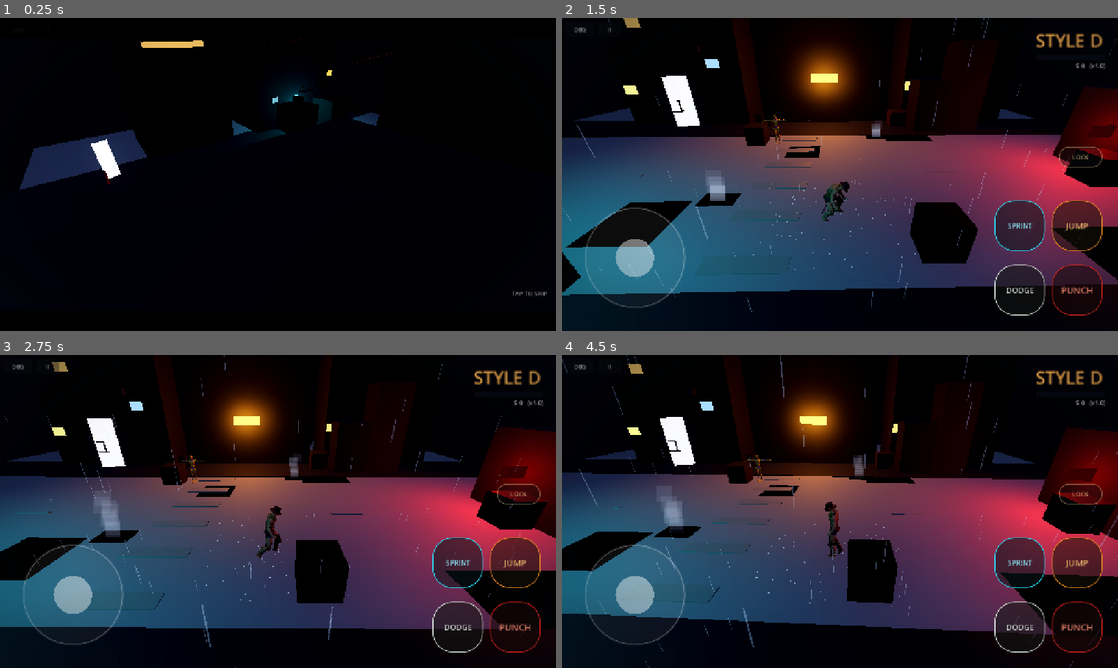
Above: before the commit, frames 1-4 (two rows, left to right).
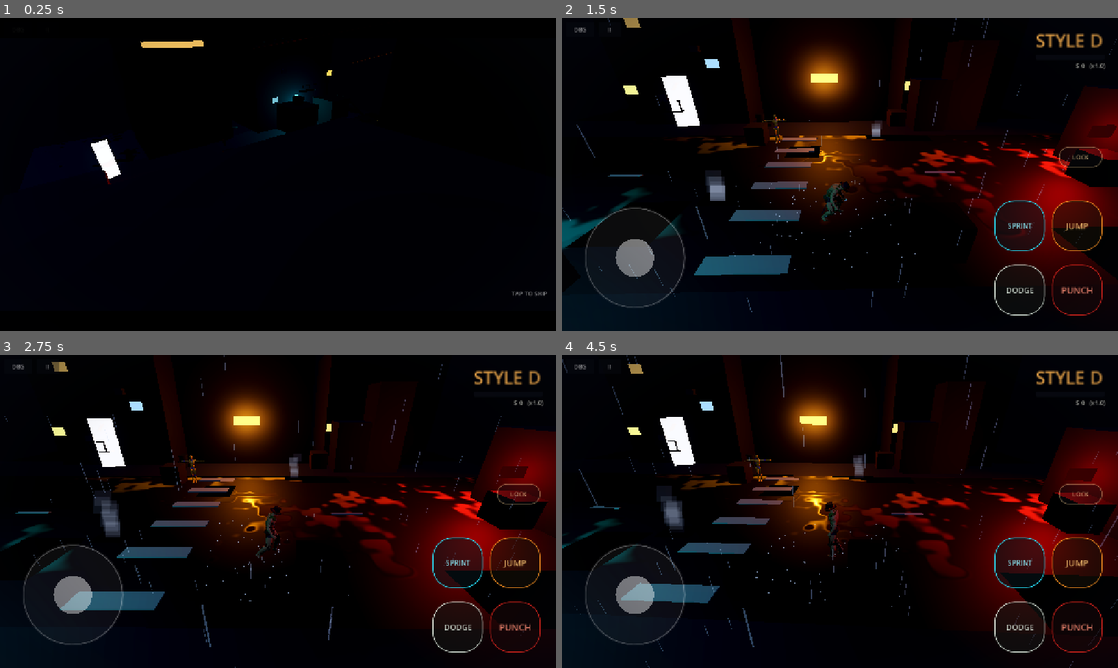
Above: after the commit, the same moments.

Repository: jamesrudh-arch/Barehands
Game: Godot game, scene res://scenes/main.tscn
The game is run twice, just before and just after one commit, with the same random seed, the same clock (stepped at 60 frames per second) and the same inputs.
Inputs (mouse positions are in pixels of both pictures, inside the frame that each line leads up to):
- Up to frame 1 (0.25 s): no input
- Up to frame 2 (1.5 s): tap Enter (ui_accept) at 0.5, 0.77 s; move the mouse to (962, 158) at 0.52 s; hold Right (ui_right) 0.53-1.25 s; tap C (dodge) at 0.6 s; click (962, 158) at 0.67 s; tap X (punch) at 0.8 s; drag from (728, 190) to (812, 237) at 1.27 s
- Up to frame 3 (2.75 s): move the mouse to (333, 442) at 2.02 s; hold Right (ui_right) from 2.03 s (still down); tap C (dodge) at 2.1 s; tap X (punch) at 2.3 s
- Up to frame 4 (4.5 s): release Right (ui_right) at 2.75 s; drag from (812, 574) to (673, 464) at 2.77 s; move the mouse to (1006, 558) at 3.52 s; hold Left (ui_left) 3.53-4.25 s; tap X (punch) at 3.6 s; tap Enter (ui_accept) at 3.77 s; drag from (673, 464) to (756, 433) at 4.27 s

The runs differ from the first frame. In frame 1, 2.2% of the frame differs, in the area x 3-69%, y 30-55%; in frame 2, 39%, in the area x 0-100%, y 28-89%; in frame 3, 37%; in frame 4, 36%.

Commit message:
Series 2 / Phase 1: audio foundation - buses, CC0 SFX, layered impacts, surface footsteps, spatial hum
- Five buses (Master/Music/SFX/Ambience/Voice, limiter on Master) with
  pause-menu sliders persisted to user://settings.cfg
- 63 clips: Kenney CC0 (impact/rpg/sci-fi/interface packs, via the
  series-ai/jam-ready-assets mirror) + code-synthesized rain, traffic,
  hum, siren, splashes; ~3.4 MB total, licenses in CREDITS.md
- Every hit_landed kind maps to a layered stack with pitch jitter;
  footsteps are distance-driven and surface-aware (ray + metadata +
  puddle proximity; metal = pitched wood + click)
- Spatial neon hum at each sign (AudioStreamPlayer3D), rain/traffic/siren
  ambience bed
- Fix: Series-1 road shader never compiled on device (invalid
  WORLD_VERTEX_COORDS) - now uses a world-position varying; 0 shader errors
- tests/smoke_audio.tscn: buses, bank, layers, 5 surfaces, puddle/wood/
  asphalt detection, 3 hums, sliders, mute, persistence - all green;
  movement/combat smokes still pass; stress re-run in background

Diff:
--- /dev/null
+++ b/bare-hands/default_bus_layout.tres
@@ -0,0 +1,19 @@
+[gd_resource type="AudioBusLayout" load_steps=2 format=3]
+
+[sub_resource type="AudioEffectLimiter" id="limiter_master"]
+ceiling_db = -0.5
+
+[resource]
+bus/0/volume_db = 0.0
+bus/0/effect/0/effect = SubResource("limiter_master")
+bus/0/effect/0/enabled = true
+bus/1/name = &"Music"
+bus/1/send = &"Master"
+bus/1/volume_db = -4.0
+bus/2/name = &"SFX"
+bus/2/send = &"Master"
+bus/3/name = &"Ambience"
+bus/3/send = &"Master"
+bus/3/volume_db = -6.0
+bus/4/name = &"Voice"
+bus/4/send = &"Master"
--- a/bare-hands/project.godot
+++ b/bare-hands/project.godot
@@ -16,6 +16,7 @@
 Log="*res://scripts/log.gd"
 Quality="*res://scripts/quality.gd"
 Fx="*res://scripts/fx.gd"
+Sound="*res://scripts/sound.gd"
 
 [display]
 
--- a/bare-hands/scenes/main.tscn
+++ b/bare-hands/scenes/main.tscn
@@ -383,6 +383,7 @@
 light_energy = 0.25
 
 [node name="Street" type="StaticBody3D" parent="."]
+metadata/surface = "asphalt"
 
 [node name="GroundShape" type="CollisionShape3D" parent="Street"]
 transform = Transform3D(1, 0, 0, 0, 1, 0, 0, 0, 1, 0, -0.5, 0)
@@ -496,7 +497,7 @@
 [node name="Mesh" type="MeshInstance3D" parent="Buildings/BuildingF"]
 mesh = SubResource("mesh_bldg_f")
 
-[node name="Neon" type="Node3D" parent="."]
+[node name="Neon" type="Node3D" parent="." groups=["neon"]]
 
 [node name="SignAmber" type="MeshInstance3D" parent="Neon"]
 transform = Transform3D(1, 0, 0, 0, 1, 0, 0, 0, 1, 1.5, 3.4, -9.45)
@@ -545,6 +546,7 @@
 [node name="Parkour" type="Node3D" parent="."]
 
 [node name="CrateA" type="StaticBody3D" parent="Parkour"]
+metadata/surface = "wood"
 transform = Transform3D(1, 0, 0, 0, 1, 0, 0, 0, 1, 7, 0.6, -8.3)
 
 [node name="Shape" type="CollisionShape3D" parent="Parkour/CrateA"]
@@ -554,6 +556,7 @@
 mesh = SubResource("mesh_crate120")
 
 [node name="CrateKiosk" type="StaticBody3D" parent="Parkour"]
+metadata/surface = "wood"
 transform = Transform3D(1, 0, 0, 0, 1, 0, 0, 0, 1, 13.2, 0.6, 0.8)
 
 [node name="Shape" type="CollisionShape3D" parent="Parkour/CrateKiosk"]
@@ -563,6 +566,7 @@
 mesh = SubResource("mesh_crate120")
 
 [node name="CrateStreet1" type="StaticBody3D" parent="Parkour"]
+metadata/surface = "wood"
 transform = Transform3D(1, 0, 0, 0, 1, 0, 0, 0, 1, -2.5, 0.55, -4.5)
 
 [node name="Shape" type="CollisionShape3D" parent="Parkour/CrateStreet1"]
@@ -572,6 +576,7 @@
 mesh = SubResource("mesh_crate110")
 
 [node name="CrateStreet2" type="StaticBody3D" parent="Parkour"]
+metadata/surface = "wood"
 transform = Transform3D(1, 0, 0, 0, 1, 0, 0, 0, 1, 5, 0.55, 4.5)
 
 [node name="Shape" type="CollisionShape3D" parent="Parkour/CrateStreet2"]
@@ -581,6 +586,7 @@
 mesh = SubResource("mesh_crate110")
 
 [node name="Annex1" type="StaticBody3D" parent="Parkour"]
+metadata/surface = "metal"
 transform = Transform3D(1, 0, 0, 0, 1, 0, 0, 0, 1, 9, 1.7, -7.8)
 
 [node name="Shape" type="CollisionShape3D" parent="Parkour/Annex1"]
@@ -590,6 +596,7 @@
 mesh = SubResource("mesh_annex1")
 
 [node name="Annex2" type="StaticBody3D" parent="Parkour"]
+metadata/surface = "metal"
 transform = Transform3D(1, 0, 0, 0, 1, 0, 0, 0, 1, 11.3, 2.85, -7.8)
 
 [node name="Shape" type="CollisionShape3D" parent="Parkour/Annex2"]
@@ -599,6 +606,7 @@
 mesh = SubResource("mesh_annex2")
 
 [node name="Garage1" type="StaticBody3D" parent="Parkour"]
+metadata/surface = "metal"
 transform = Transform3D(1, 0, 0, 0, 1, 0, 0, 0, 1, -11.5, 1.6, 7)
 
 [node name="Shape" type="CollisionShape3D" parent="Parkour/Garage1"]
@@ -608,6 +616,7 @@
 mesh = SubResource("mesh_garage")
 
 [node name="Garage2" type="StaticBody3D" parent="Parkour"]
+metadata/surface = "metal"
 transform = Transform3D(1, 0, 0, 0, 1, 0, 0, 0, 1, -5.5, 1.6, 7)
 
 [node name="Shape" type="CollisionShape3D" parent="Parkour/Garage2"]
--- a/bare-hands/scripts/pause_menu.gd
+++ b/bare-hands/scripts/pause_menu.gd
@@ -44,7 +44,7 @@
 	_panel.offset_left = -150.0
 	_panel.offset_right = 150.0
 	_panel.offset_top = -170.0
-	_panel.offset_bottom = 130.0
+	_panel.offset_bottom = 330.0
 	var sb := StyleBoxFlat.new()
 	sb.bg_color = Color(0.02, 0.03, 0.05, 0.92)
 	sb.border_color = Color(1, 0.58, 0.13, 0.6)
@@ -95,6 +95,25 @@
 			_refresh_quality())
 		col.add_child(b)
 
+	for bus_name in ["Master", "Music", "SFX", "Ambience", "Voice"]:
+		var row := HBoxContainer.new()
+		var lbl := Label.new()
+		lbl.text = bus_name
+		lbl.custom_minimum_size = Vector2(92, 0)
+		lbl.add_theme_font_size_override("font_size", 13)
+		var sl := HSlider.new()
+		sl.min_value = 0.0
+		sl.max_value = 1.0
+		sl.step = 0.01
+		sl.value = Sound.get_bus_vol(bus_name)
+		sl.custom_minimum_size = Vector2(140, 32)
+		sl.focus_mode = Control.FOCUS_NONE
+		var bn: String = bus_name
+		sl.value_changed.connect(func(v: float) -> void: Sound.set_bus_vol(bn, v))
+		row.add_child(lbl)
+		row.add_child(sl)
+		col.add_child(row)
+
 	var resume := Button.new()
 	resume.text = "RESUME"
 	resume.focus_mode = Control.FOCUS_NONE
--- a/bare-hands/scripts/player.gd
+++ b/bare-hands/scripts/player.gd
@@ -53,6 +53,7 @@
 var _dodge_t := 0.0
 var _hitstun_until := 0.0
 var _counter_until := 0.0
+var _step_acc := 0.0  # distance walked since the last footstep
 
 @onready var _body: Node3D = $Body
 @onready var _rig: HeroRig = $Body/Hero
@@ -104,6 +105,13 @@
 		rate = AIR_ACCEL
 	velocity.x = move_toward(velocity.x, goal.x, rate * delta)
 	velocity.z = move_toward(velocity.z, goal.z, rate * delta)
+
+	# footsteps: distance-driven, surface-aware (Sound picks the clip)
+	if is_on_floor() and Vector2(velocity.x, velocity.z).length() > 0.6:
+		_step_acc += Vector2(velocity.x, velocity.z).length() * delta
+		if _step_acc > 0.58:
+			_step_acc = 0.0
+			Sound.step(Sound.surface_at(global_position))
 
 	if is_on_floor():
 		_since_floor = 0.0
--- /dev/null
+++ b/bare-hands/scripts/sound.gd
@@ -0,0 +1,250 @@
+extends Node
+## The whole sound layer. Autoloaded as "Sound" (see project.godot).
+## Banks every clip under bare-hands/assets/audio, runs a small player pool
+## for one-shots, layers impacts by kind, picks footsteps by surface with a
+## raycast plus puddle proximity, and keeps the city bed (rain, traffic,
+## neon hum, distant sirens) alive on the Ambience bus. Volume sliders and
+## their persistence live here too.
+
+const BUSES := ["Master", "Music", "SFX", "Ambience", "Voice"]
+const SETTINGS := "user://settings.cfg"
+
+var _bank: Dictionary = {}  # clip name -> AudioStream
+var _pool: Array[AudioStreamPlayer] = []
+var _voice_pool: Array[AudioStreamPlayer] = []
+var _amb: Dictionary = {}  # loop name -> AudioStreamPlayer
+var _hum_at: Array[Vector3] = []
+var _puddles: Array = []  # [{pos: Vector3, r: float}]
+var _puddles_scanned := false
+var _siren_at := 40.0
+var last_played := ""  # test hook: most recent one-shot name
+var layers_played: Array[String] = []  # test hook: names from the last layered hit
+
+
+func _ready() -> void:
+	process_mode = Node.PROCESS_MODE_ALWAYS
+	_load_bank()
+	_make_pool(_pool, 10, "SFX")
+	_make_pool(_voice_pool, 2, "Voice")
+	_load_volumes()
+	Fx.hit_landed.connect(_on_hit)
+	call_deferred("_start_city")
+
+
+func _process(delta: float) -> void:
+	_siren_at -= delta
+	if _siren_at <= 0.0:
+		_siren_at = randf_range(45.0, 110.0)
+		play("siren", -20.0, 1.0, 0.02, "Ambience")
+
+
+# --- bank ----------------------------------------------------------------------
+
+
+func _load_bank() -> void:
+	var dir := DirAccess.open("res://assets/audio")
+	if dir == null:
+		Log.warn("Sound: no assets/audio folder")
+		return
+	dir.list_dir_begin()
+	var name := dir.get_next()
+	while name != "":
+		if name.ends_with(".ogg") or name.ends_with(".wav"):
+			var key := name.get_basename()
+			_bank[key] = load("res://assets/audio/" + name)
+		name = dir.get_next()
+	dir.list_dir_end()
+	Log.info("Sound: bank has %d clips" % _bank.size())
+
+
+func _make_pool(into: Array[AudioStreamPlayer], count: int, bus: String) -> void:
+	for i in count:
+		var p := AudioStreamPlayer.new()
+		p.bus = bus
+		add_child(p)
+		into.append(p)
+
+
+# --- one-shots -----------------------------------------------------------------
+
+
+## One-shot with random pitch jitter so repeats never sound mechanical.
+func play(clip: String, vol_db := 0.0, pitch := 1.0, jitter := 0.05, bus := "SFX") -> void:
+	var stream: AudioStream = _bank.get(clip)
+	if stream == null:
+		Log.warn("Sound: missing clip %s" % clip)
+		return
+	last_played = clip
+	for p in _pool if bus == "SFX" else _voice_pool:
+		if not p.playing:
+			p.stream = stream
+			p.volume_db = vol_db
+			p.pitch_scale = maxf(0.05, pitch + randf_range(-jitter, jitter))
+			p.bus = bus
+			p.play()
+			return
+	# pool busy: steal the first slot rather than drop the sound
+	var steal: AudioStreamPlayer = (_pool[0] if bus == "SFX" else _voice_pool[0])
+	steal.stream = stream
+	steal.volume_db = vol_db
+	steal.pitch_scale = pitch
+	steal.play()
+
+
+## A variant pick: base_0..base_(n-1) chosen at random.
+func play_v(base: String, n: int, vol_db := 0.0, pitch := 1.0, jitter := 0.05) -> void:
+	play("%s_%d" % [base, randi() % n], vol_db, pitch, jitter)
+
+
+## Layered hit: names + per-layer volume db.
+func play_layers(names: Array, vols: Array) -> void:
+	layers_played.clear()
+	for i in names.size():
+		play(names[i], vols[i] if i < vols.size() else 0.0)
+		layers_played.append(names[i])
+
+
+# --- impacts -------------------------------------------------------------------
+
+
+func _on_hit(kind: String, _pos: Vector3) -> void:
+	match kind:
+		"jab":
+			play_layers(["punch_med_%d" % (randi() % 3), "body_med_0"], [0.0, -6.0])
+		"cross":
+			play_layers(["punch_heavy_%d" % (randi() % 3), "body_heavy_%d" % (randi() % 2),
+					"sub_hit_0"], [0.0, -5.0, -9.0])
+		"counter":
+			play_layers(["punch_heavy_%d" % (randi() % 3), "body_heavy_0",
+					"sub_hit_1", "metal_ring_1"], [0.0, -4.0, -7.0, -12.0])
+		"slam":
+			play_layers(["wood_heavy_0", "sub_hit_0", "glass_med_0"], [0.0, -7.0, -14.0])
+		"parry":
+			play_layers(["metal_ring_0", "latch_0"], [0.0, -8.0])
+		"player_hit":
+			play_layers(["body_heavy_1", "cloth_%d" % (randi() % 3)], [0.0, -7.0])
+		"gun_test":
+			play_v("gun_test", 2, -4.0, 1.0, 0.03)
+		"finisher":
+			play_layers(["punch_heavy_2", "sub_hit_1", "bell_heavy_0"], [0.0, -5.0, -10.0])
+		_:
+			play_v("punch_med", 3, -2.0)
+
+
+# --- footsteps -----------------------------------------------------------------
+
+
+## Surface under a position: raycast metadata first, puddle proximity second.
+func surface_at(pos: Vector3) -> String:
+	if not _puddles_scanned:
+		_scan_puddles()
+	var space := get_tree().root.get_world_3d().direct_space_state
+	var hit := space.intersect_ray(PhysicsRayQueryParameters3D.create(
+			pos + Vector3.UP * 0.9, pos + Vector3.DOWN * 0.6, 1))
+	var surf := "asphalt"
+	if not hit.is_empty() and hit.collider.has_meta("surface"):
+		surf = hit.collider.get_meta("surface")
+	for p in _puddles:
+		var flat := Vector2(pos.x - p.pos.x, pos.z - p.pos.z)
+		if flat.length() < p.r:
+			return "puddle"
+	return surf
+
+
+## One footstep on a surface. Metal is wood pitched down plus a click layer.
+func step(surface: String) -> void:
+	match surface:
+		"asphalt":
+			play_v("step_asphalt", 4, -8.0, 1.0, 0.06)
+		"wood":
+			play_v("step_wood", 4, -8.0, 1.0, 0.06)
+		"carpet":
+			play_v("step_carpet", 3, -12.0, 1.0, 0.06)
+		"metal":
+			play_v("step_wood", 4, -12.0, 0.82, 0.05)
+			play("metal_click_0", -14.0, 1.1, 0.08)
+		"puddle":
+			play_v("splash", 3, -6.0, 1.0, 0.08)
+
+
+func _scan_puddles() -> void:
+	_puddles_scanned = true
+	_puddles.clear()
+	for n in get_tree().get_nodes_in_group("puddle"):
+		var qm: QuadMesh = (n as MeshInstance3D).mesh
+		if qm:
+			_puddles.append({"pos": (n as Node3D).global_position, "r": qm.size.x * 0.5})
+
+
+# --- ambience ------------------------------------------------------------------
+
+
+func _start_city() -> void:
+	_amb_loop("rain_asphalt", -8.0)
+	_amb_loop("traffic", -16.0)
+	_amb_loop("rain_metal", -22.0)
+	# spatial hum at every neon light
+	var neon := get_tree().get_first_node_in_group("neon") as Node3D
+	if neon:
+		for c in neon.get_children():
+			if c is OmniLight3D:
+				var p := AudioStreamPlayer3D.new()
+				p.stream = _bank.get("hum")
+				p.bus = "Ambience"
+				p.unit_size = 1.2
+				p.max_db = -8.0
+				p.volume_db = 0.0
+				neon.add_child(p)
+				p.global_position = (c as Node3D).global_position
+				p.play()
+
+
+func _amb_loop(clip: String, vol_db: float) -> void:
+	var stream: AudioStream = _bank.get(clip)
+	if stream is AudioStreamWAV:
+		(stream as AudioStreamWAV).loop_mode = AudioStreamWAV.LOOP_FORWARD
+		(stream as AudioStreamWAV).loop_begin = 0
+		(stream as AudioStreamWAV).loop_end = (stream as AudioStreamWAV).data.size() / 2  # 16-bit mono
+	var p := AudioStreamPlayer.new()
+	p.bus = "Ambience"
+	p.stream = stream
+	p.volume_db = vol_db
+	add_child(p)
+	p.play()
+	_amb[clip] = p
+
+
+# --- volumes -------------------------------------------------------------------
+
+
+func set_bus_vol(bus: String, linear: float) -> void:
+	var idx := AudioServer.get_bus_index(bus)
+	if idx < 0:
+		return
+	linear = clampf(linear, 0.0, 1.0)
+	AudioServer.set_bus_mute(idx, linear < 0.01)
+	AudioServer.set_bus_volume_db(idx, linear_to_db(maxf(linear, 0.01)))
+	_save_volumes()
+
+
+func get_bus_vol(bus: String) -> float:
+	var idx := AudioServer.get_bus_index(bus)
+	if idx < 0:
+		return 1.0
+	return db_to_linear(AudioServer.get_bus_volume_db(idx))
+
+
+func _save_volumes() -> void:
+	var cfg := ConfigFile.new()
+	for b in BUSES:
+		cfg.set_value("audio", b, get_bus_vol(b))
+	cfg.save(SETTINGS)
+
+
+func _load_volumes() -> void:
+	var cfg := ConfigFile.new()
+	if cfg.load(SETTINGS) != OK:
+		return
+	for b in BUSES:
+		if cfg.has_section_key("audio", b):
+			set_bus_vol(b, cfg.get_value("audio", b))
--- a/bare-hands/scripts/street_dress.gd
+++ b/bare-hands/scripts/street_dress.gd
@@ -158,6 +158,7 @@
 		mi.position = p
 		mi.rotation.x = -PI / 2.0
 		add_child(mi)
+		mi.add_to_group("puddle")
 
 
 # --- additive light shafts (Quality tier toggles these) ---------------------------
--- a/bare-hands/shaders/road.gdshader
+++ b/bare-hands/shaders/road.gdshader
@@ -12,6 +12,12 @@
 uniform vec3 sign_b = vec3(-9.0, 3.0, -12.4);
 uniform vec3 sign_c = vec3(14.0, 3.5, 8.0);
 
+varying vec3 world_pos;
+
+void vertex() {
+	world_pos = (MODEL_MATRIX * vec4(VERTEX, 1.0)).xyz;
+}
+
 float hash(vec2 p) {
 	return fract(sin(dot(p, vec2(127.1, 311.7))) * 43758.5453);
 }
@@ -25,22 +31,22 @@
 }
 
 void fragment() {
-	float n = noise(WORLD_VERTEX_COORDS.xz * 0.55) * 0.6 + noise(WORLD_VERTEX_COORDS.xz * 2.1) * 0.4;
+	float n = noise(world_pos.xz * 0.55) * 0.6 + noise(world_pos.xz * 2.1) * 0.4;
 	float pud = smoothstep(0.60, 0.78, n);          // standing puddles
 	float damp = 0.35 + pud * wet_gloss;             // the whole street is rain-wet
 
 	ALBEDO = asphalt_col * (0.8 + 0.2 * n);
 	// rain ripple shimmer on the puddles
-	float ripple = 0.04 * sin(WORLD_VERTEX_COORDS.x * 9.0 + TIME * 3.1)
-			* sin(WORLD_VERTEX_COORDS.z * 7.0 - TIME * 2.3) * pud;
+	float ripple = 0.04 * sin(world_pos.x * 9.0 + TIME * 3.1)
+			* sin(world_pos.z * 7.0 - TIME * 2.3) * pud;
 	ROUGHNESS = clamp(mix(0.72, 0.05, pud) * (1.0 - 0.15 * damp) + ripple, 0.04, 1.0);
 	METALLIC = pud * 0.6;
 
 	// Fake neon reflections: soft colored blobs around each sign's ground
 	// shadow, riding the puddles, brighter at grazing view angles.
-	vec2 ta = WORLD_VERTEX_COORDS.xz - sign_a.xz;
-	vec2 tb = WORLD_VERTEX_COORDS.xz - sign_b.xz;
-	vec2 tc = WORLD_VERTEX_COORDS.xz - sign_c.xz;
+	vec2 ta = world_pos.xz - sign_a.xz;
+	vec2 tb = world_pos.xz - sign_b.xz;
+	vec2 tc = world_pos.xz - sign_c.xz;
 	vec3 refl = neon_a * exp(-dot(ta, ta) * 0.018)
 			+ neon_b * exp(-dot(tb, tb) * 0.025)
 			+ neon_c * exp(-dot(tc, tc) * 0.022);
--- /dev/null
+++ b/bare-hands/tests/smoke_audio.gd
@@ -0,0 +1,98 @@
+extends Node
+## Headless audio smoke test: buses, bank, impact layers, surface footsteps,
+## sliders, ambience loops. Not part of the game.
+
+var _fails := 0
+var _checks := 0
+
+
+func _check(ok: bool, what: String) -> void:
+	_checks += 1
+	if not ok:
+		_fails += 1
+		print("SMOKE FAIL: ", what)
+	else:
+		print("SMOKE ok: ", what)
+
+
+func _ready() -> void:
+	var main: Node = load("res://scenes/main.tscn").instantiate()
+	add_child(main)
+	var opening := get_tree().get_first_node_in_group("opening") as OpeningShot
+	if opening:
+		opening.skip()
+	await get_tree().physics_frame
+	await get_tree().physics_frame
+
+	# buses
+	for bus in ["Master", "Music", "SFX", "Ambience", "Voice"]:
+		_check(AudioServer.get_bus_index(bus) >= 0, "bus %s exists" % bus)
+	_check(AudioServer.get_bus_index("Master") == 0, "Master is bus 0")
+
+	# bank
+	var bank: Dictionary = Sound.get("_bank")
+	_check(bank.size() >= 60, "bank loaded %d clips" % bank.size())
+	for needed in ["punch_med_0", "punch_heavy_0", "step_asphalt_0", "step_wood_0",
+			"splash_0", "cloth_0", "door_open_0", "coins_0", "hum", "rain_asphalt",
+			"traffic", "siren", "ui_click_0", "music_bed"]:
+		_check(bank.has(needed), "bank has %s" % needed)
+
+	# impacts: every kind dispatches layered sound
+	for kind in ["jab", "cross", "counter", "slam", "parry", "player_hit", "finisher"]:
+		Fx.emit_hit(kind, Vector3.ZERO)
+		var layers: Array = Sound.get("layers_played")
+		_check(layers.size() >= 2, "%s layers %d sounds (%s)" % [kind, layers.size(),
+				",".join(PackedStringArray(layers))])
+	Fx.emit_hit("gun_test", Vector3.ZERO)
+	_check(Sound.get("last_played").begins_with("gun_test"), "gun_test plays a shot")
+
+	# footsteps by surface
+	Sound.step("asphalt")
+	_check(Sound.get("last_played").begins_with("step_asphalt"), "asphalt footstep")
+	Sound.step("wood")
+	_check(Sound.get("last_played").begins_with("step_wood"), "wood footstep")
+	Sound.step("carpet")
+	_check(Sound.get("last_played").begins_with("step_carpet"), "carpet footstep")
+	Sound.step("puddle")
+	_check(Sound.get("last_played").begins_with("splash"), "puddle splash footstep")
+	Sound.step("metal")
+	_check(Sound.get("last_played") == "metal_click_0", "metal = wood + metal click layer")
+
+	# surface detection by position
+	_check(Sound.surface_at(Vector3(7.0, 0.5, -6.0)) == "puddle", "puddle spot detected")
+	_check(Sound.surface_at(Vector3(0.0, 0.5, 0.0)) == "asphalt", "road detected as asphalt")
+	_check(Sound.surface_at(Vector3(7.0, 1.6, -8.3)) == "wood", "crate top detected as wood")
+
+	# ambience loops + spatial hum
+	var amb: Dictionary = Sound.get("_amb")
+	_check(amb.size() >= 3, "%d ambience loops running" % amb.size())
+	var neon := get_tree().get_first_node_in_group("neon") as Node
+	var hums := neon.get_children().filter(func(c: Node) -> bool: return c is AudioStreamPlayer3D)
+	_check(hums.size() == 3, "%d spatial neon hums" % hums.size())
+
+	# sliders
+	Sound.set_bus_vol("SFX", 0.5)
+	_check(absf(Sound.get_bus_vol("SFX") - 0.5) < 0.02, "slider sets SFX to ~0.5")
+	Sound.set_bus_vol("SFX", 0.0)
+	_check(AudioServer.is_bus_mute(AudioServer.get_bus_index("SFX")), "zero mutes the bus")
+	Sound.set_bus_vol("SFX", 1.0)
+	_check(!AudioServer.is_bus_mute(AudioServer.get_bus_index("SFX")), "restore unmutes")
+
+	# volume settings persist
+	Sound.set_bus_vol("Music", 0.7)
+	Sound.call("_save_volumes")
+	var ok := FileAccess.file_exists("user://settings.cfg")
+	_check(ok, "settings.cfg written")
+	if ok:
+		var cfg := ConfigFile.new()
+		cfg.load("user://settings.cfg")
+		_check(absf(float(cfg.get_value("audio", "Music", 0.0)) - 0.7) < 0.02, "volume persisted")
+
+	print("AUDIO memory static %.1f MB, bank %d clips" % [
+			Performance.get_monitor(Performance.MEMORY_STATIC) / 1048576.0, bank.size()])
+	if _fails == 0:
+		print("SMOKE PASS")
+		get_tree().quit(0)
+	else:
+		print("SMOKE FAIL (%d problems)" % _fails)
+		get_tree().quit(1)
--- /dev/null
+++ b/bare-hands/tests/smoke_audio.tscn
@@ -0,0 +1,6 @@
+[gd_scene load_steps=2 format=3]
+
+[ext_resource type="Script" path="res://tests/smoke_audio.gd" id="1_a"]
+
+[node name="SmokeAudio" type="Node"]
+script = ExtResource("1_a")
Not shown, added: bare-hands/assets/audio/KENNEY_AUDIO_LICENSE.txt
Not shown, added: bare-hands/assets/audio/SYNTH_LICENSE.txt
Not shown, added: bare-hands/assets/audio/bell_heavy_0.ogg.import
Not shown, added: bare-hands/assets/audio/body_heavy_0.ogg.import
Not shown, added: bare-hands/assets/audio/body_heavy_1.ogg.import
Not shown, added: bare-hands/assets/audio/body_med_0.ogg.import
Not shown, added: bare-hands/assets/audio/cloth_0.ogg.import
Not shown, added: bare-hands/assets/audio/cloth_1.ogg.import
Not shown, added: bare-hands/assets/audio/cloth_2.ogg.import
Not shown, added: bare-hands/assets/audio/coins_0.ogg.import
Not shown, added: bare-hands/assets/audio/coins_1.ogg.import
Not shown, added: bare-hands/assets/audio/creak_0.ogg.import
(and 118 more such lines)
